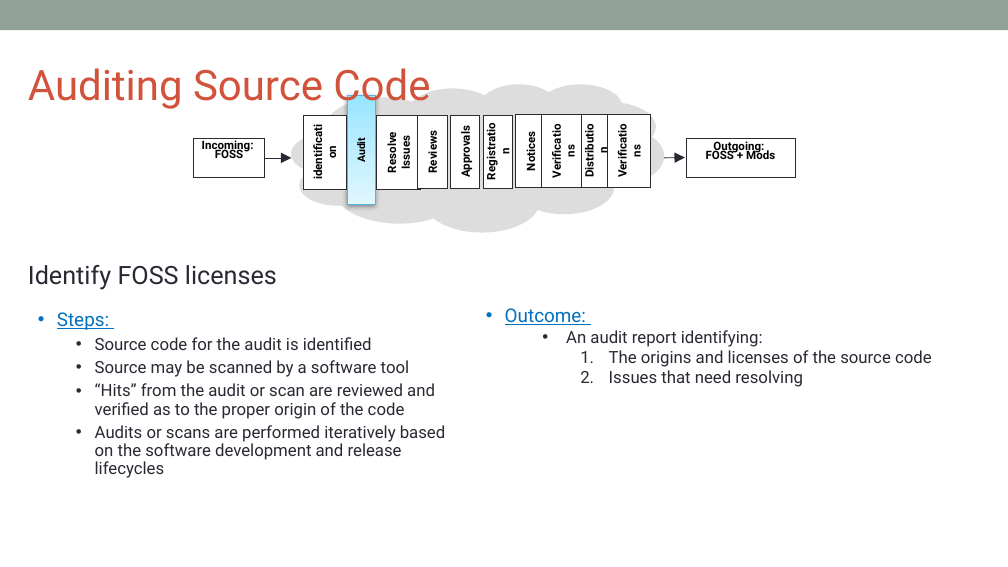
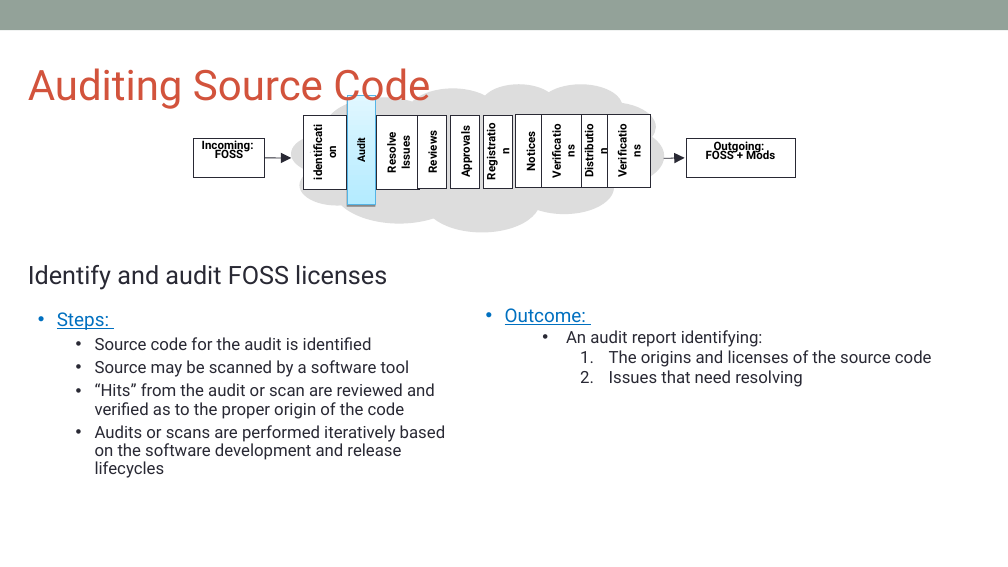
Before and after one commit to OpenChain-Project/Curriculum, a slide deck: slide 57 of slides/openchain-curriculum-for-1-1.pptx. Drawn at 1008x567 pixels with LibreOffice and Linux fonts; fonts in the diff are those of the drawing; background and template pictures are left out. Boxes give left, top, right and bottom in pixels: in the first picture for what was removed or moved away, otherwise in the second. Text is boxed around its words. In the diff, an @@ line names an element or a change of style, - is before the commit and + after.

```diff
--- a/slides/openchain-curriculum-for-1-1.pptx
+++ b/slides/openchain-curriculum-for-1-1.pptx
@@ rectangle at (x1=347, y1=96, x2=375, y2=205): fill gradient #95E5FF to #B4EBFF to #E0F7FF to gradient #B4EBFF to #E0F7FF; outline #55B4E5 0.75 pt to #55B4E5 0.74 pt; shadow changed @@
@@ outline #292934 0.75 pt to #292934 0.74 pt in 6 elements at (x1=303, y1=115, x2=346, y2=189), (x1=377, y1=116, x2=420, y2=189), (x1=516, y1=115, x2=545, y2=188), (x1=541, y1=114, x2=585, y2=188), (x1=582, y1=114, x2=611, y2=188), (x1=194, y1=138, x2=265, y2=177) @@
@@ arrow removed from (265, 158) to (291, 158) @@
@@ freeform shape added at (x1=265, y1=158, x2=292, y2=158), outline #292934 0.74 pt @@
@@ text at (x1=28, y1=265, x2=387, y2=290): text changed @@
-Identify FOSS licenses
+Identify and audit FOSS licenses
@@ text at (x1=609, y1=350, x2=932, y2=387): indent changed @@
```
Also in this commit, not shown: 48 other slides changed, 32 slides added, 2 other files.
